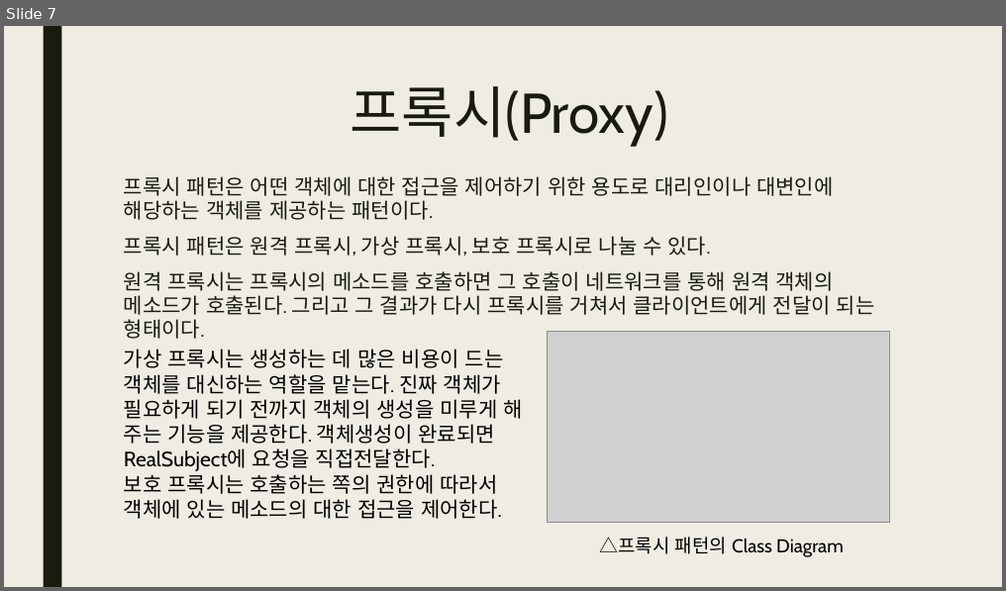
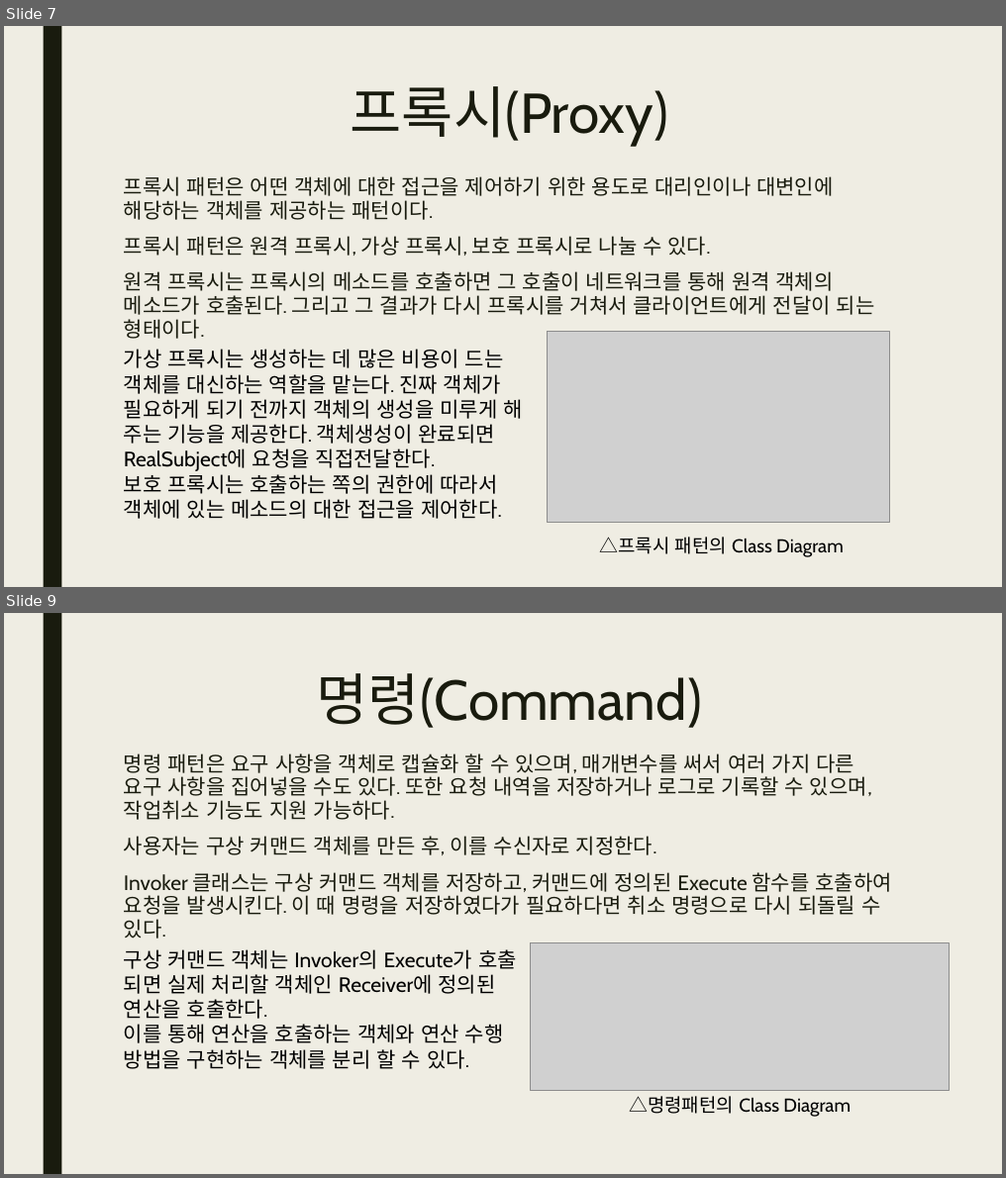
Before and after one commit to tonnac/Study_0, a slide deck: Design_Pattern.pptx. Shown one above the other, each under a label of ours: slide 7 before the commit, slides 7 and 9 after it; the slides between them are not shown. The pictures are 1006x591 and 1006x1178 pixels, drawn with LibreOffice and Linux fonts; fonts in the diff are those of the drawing; grey boxes stand for pictures. Boxes give left, top, right and bottom in pixels: in the first picture for what was removed or moved away, otherwise in the second. Text is boxed around its words. In the diff, an @@ line names an element or a change of style, - is before the commit and + after.

```diff
--- a/Design_Pattern.pptx
+++ b/Design_Pattern.pptx
@@ slide 9 added at bbox=[4, 613, 1002, 1174], background #EFEDE3; not listed: 1 template element that a slide beside it also shows @@
@@ title added at bbox=[317, 673, 702, 728], 54 pt, text #191B0E @@
+명령(Command)
@@ text added at bbox=[124, 754, 891, 939], 20 pt, text #191B0E @@
+명령 패턴은 요구 사항을 객체로 캡슐화 할 수 있으며, 매개변수를 써서 여러 가지 다른 요구 사항을 집어넣을 수도 있다. 또한 요청 내역을 저장하거나 로그로 기록할 수 있으며, 작업취소 기능도 지원 가능하다.
+사용자는 구상 커맨드 객체를 만든 후, 이를 수신자로 지정한다.
+Invoker 클래스는 구상 커맨드 객체를 저장하고, 커맨드에 정의된 Execute 함수를 호출하여 요청을 발생시킨다. 이 때 명령을 저장하였다가 필요하다면 취소 명령으로 다시 되돌릴 수 있다.
@@ text added at bbox=[124, 950, 517, 1069], 20 pt, text #000000 @@
+구상 커맨드 객체는 Invoker의 Execute가 호출 되면 실제 처리할 객체인 Receiver에 정의된 연산을 호출한다.
+이를 통해 연산을 호출하는 객체와 연산 수행 방법을 구현하는 객체를 분리 할 수 있다.
@@ picture added at bbox=[531, 943, 949, 1090] @@
@@ text added at bbox=[629, 1096, 850, 1117], 18 pt, text #000000 @@
+△명령패턴의 Class Diagram
```
Also in this commit, not shown: 4 other slides added.
